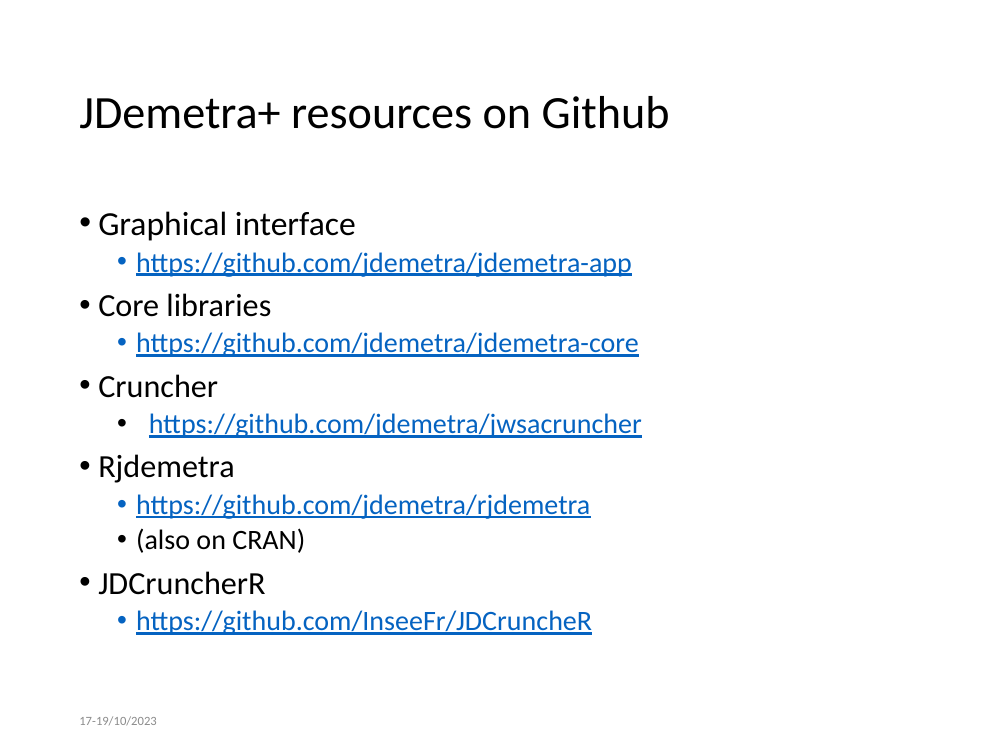
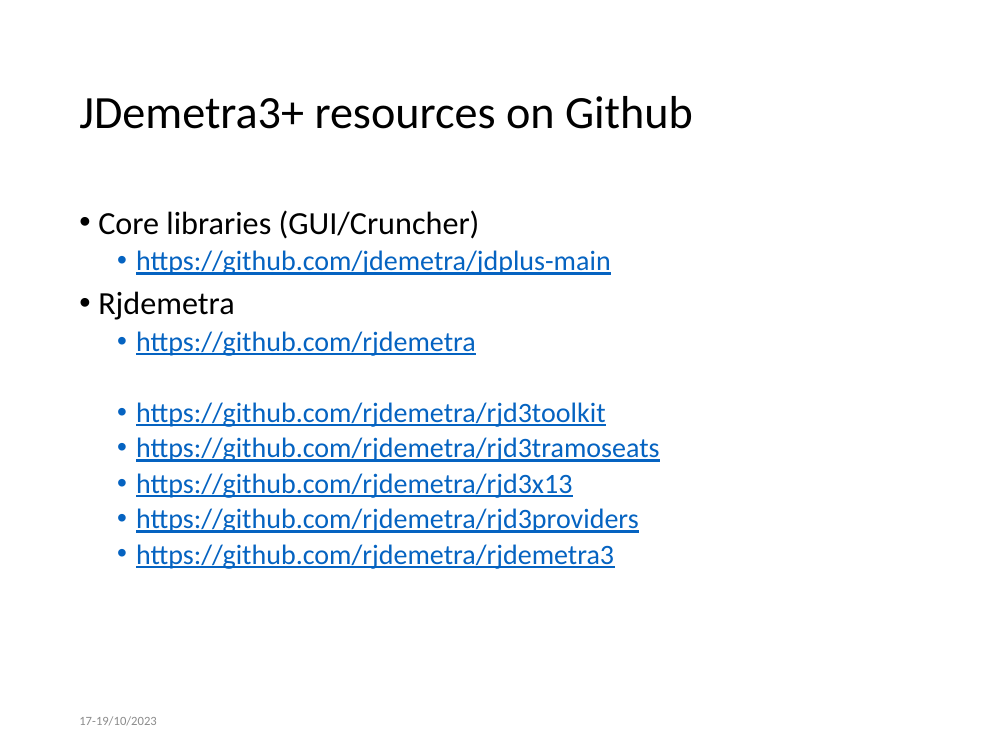
Before and after one commit to palatej/estp2023, a slide deck: slide 9 of Presentations/1.4 JD+ on Github.pptx. Drawn at 1008x756 pixels with LibreOffice and Linux fonts; fonts in the diff are those of the drawing. Boxes give left, top, right and bottom in pixels: in the first picture for what was removed or moved away, otherwise in the second. Text is boxed around its words. In the diff, an @@ line names an element or a change of style, - is before the commit and + after.

```diff
--- a/Presentations/1.4 JD+ on Github.pptx
+++ b/Presentations/1.4 JD+ on Github.pptx
@@ title at box(79, 96, 693, 129): text changed @@
-JDemetra+ resources on Github
+JDemetra3+ resources on Github
@@ text at box(98, 210, 611, 275): text changed @@
-• Graphical interface
-  • https://github.com/jdemetra/jdemetra-app
-• Core libraries
-  • https://github.com/jdemetra/jdemetra-core
-• Cruncher
-  • https://github.com/jdemetra/jwsacruncher
+• Core libraries (GUI/Cruncher)
+  • https://github.com/jdemetra/jdplus-main
@@ text at box(136, 331, 660, 569): text changed @@
-  • https://github.com/jdemetra/rjdemetra
-  • (also on CRAN)
-• JDCruncherR
-  • https://github.com/InseeFr/JDCruncheR
+  • https://github.com/rjdemetra
+  • https://github.com/rjdemetra/rjd3toolkit
+  • https://github.com/rjdemetra/rjd3tramoseats
+  • https://github.com/rjdemetra/rjd3x13
+  • https://github.com/rjdemetra/rjd3providers
+  • https://github.com/rjdemetra/rjdemetra3
```
Also in this commit, not shown: 14 other files.
